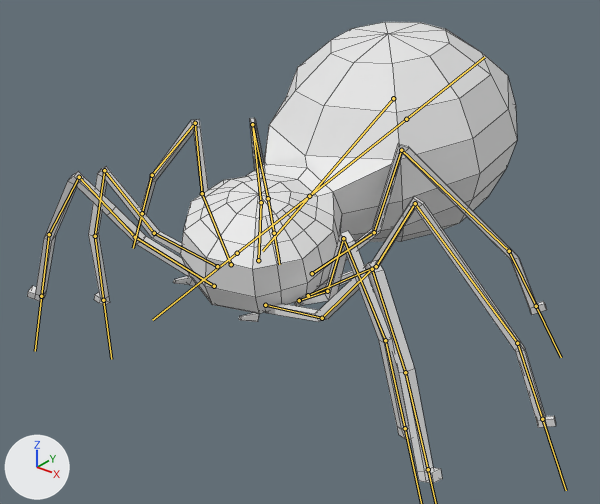
The FBX model Assets/Raw/spider.fbx, before and after one commit.
Rendered twice from a camera (50 mm lens) standing at (6.08, -6.58, 4.15) and looking at (-0.21, 1.28, -0.72). Every picture has the same lights, and +X, +Y and +Z are marked at lower left. Both versions are drawn at frame 1 of the action 'Body|Idle'; the numbers are the values there. The bones that bend it are drawn over the model as lines. Mesh edges are drawn as thin lines.
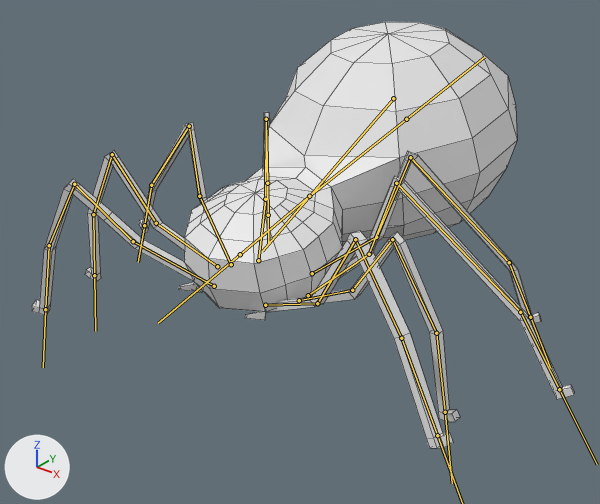
Boxes [x1, y1, x2, y2] around the edits, measured in the pictures (600 x 504 px):
'Sphere', posed (8% shorter)
    before: [27, 22, 556, 484]
    after: [32, 22, 574, 448]
bone 'Bone.001', root to tip
    before: (309, 196) to (237, 253)
    after: (309, 196) to (240, 254)
bone 'Bone.002', root to tip
    before: (214, 286) to (135, 237)
    after: (214, 286) to (133, 241)
bone 'Bone.003', root to tip
    before: (217, 266) to (154, 233)
    after: (217, 266) to (156, 223)
bone 'Bone.004', root to tip
    before: (231, 264) to (202, 193)
    after: (231, 264) to (199, 196)
bone 'Bone.005', root to tip
    before: (258, 260) to (261, 202)
    after: (258, 260) to (265, 199)
bone 'Bone.018', root to tip
    before: (312, 273) to (374, 232)
    after: (312, 273) to (376, 237)
bone 'Bone.019', root to tip
    before: (308, 295) to (376, 266)
    after: (308, 295) to (369, 254)
bone 'Bone.020', root to tip
    before: (299, 300) to (327, 291)
    after: (299, 300) to (352, 290)
bone 'Bone.021', root to tip
    before: (265, 305) to (322, 318)
    after: (265, 305) to (317, 303)

The edits, one by one:
Bone 'Bone.001' (bone_bone_001) turns from (-13, -8, 0) to (-13, 0, 0) degrees about its own x, y and z.
Bone 'Bone.002' (bone_bone_002) turns from (5, -7, -9) to (1, -5, -10) degrees about its own x, y and z.
Bone 'Bone.003' (bone_bone_003) turns from (-9, 0, -5) to (0, -2, -4) degrees about its own x, y and z.
Bone 'Bone.004' (bone_bone_004) turns from (4, -13, -16) to (0, -14, -15) degrees about its own x, y and z.
Bone 'Bone.005' (bone_bone_005) turns from (-6, -18, -10) to (1, -12, -16) degrees about its own x, y and z.
Bone 'Bone.018' (bone_bone_018) turns from (4, 0, 6) to (0, 3, 4) degrees about its own x, y and z.
Bone 'Bone.019' (bone_bone_019) turns from (-8, 15, 12) to (2, 13, 15) degrees about its own x, y and z.
Bone 'Bone.020' (bone_bone_020) turns from (5, -3, -10) to (0, 5, 9) degrees about its own x, y and z.
Bone 'Bone.021' (bone_bone_021) turns from (-7, 9, 25) to (2, 11, 24) degrees about its own x, y and z.
